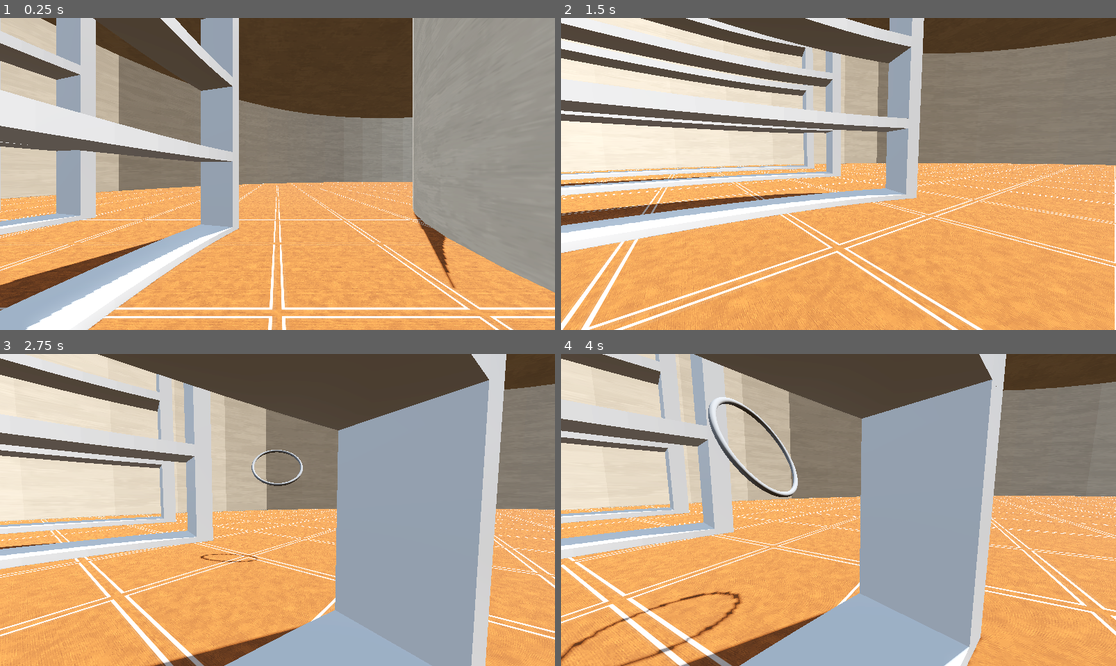
Above: before the commit, frames 1-4 (two rows, left to right).
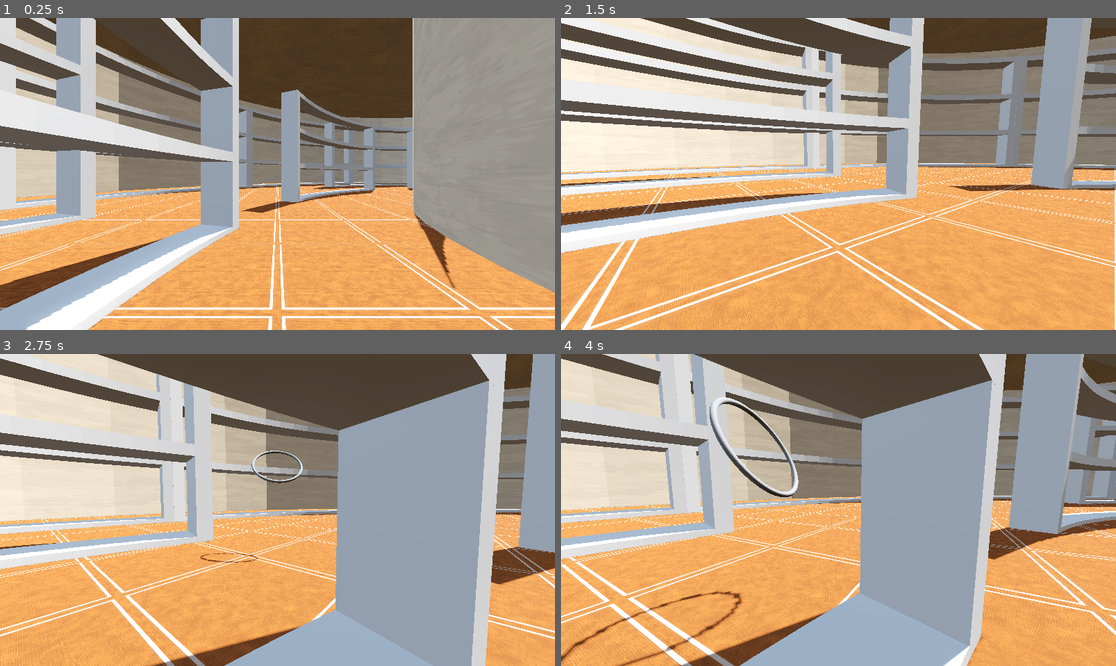
Above: after the commit, the same moments.

Repository: cjpugs/GMTK-Jam-25
Game: Godot game, scene res://scenes/levels/test-level.tscn
The game is run twice, just before and just after one commit, with the same random seed, the same clock (stepped at 60 frames per second) and the same inputs. This scene is started directly instead of the project's main scene.
Inputs (mouse positions are in pixels of both pictures, inside the frame that each line leads up to):
- Up to frame 1 (0.25 s): no input
- Up to frame 2 (1.5 s): move the mouse to (960, 158) at 0.52 s; hold Right (move_right) 0.53-1.28 s; click (960, 158) at 0.6 s; move the mouse to (810, 174) at 1.27 s; hold Up (move_forward) from 1.28 s (still down); click (810, 174) at 1.35 s
- Up to frame 3 (2.75 s): keep holding Up (move_forward); move the mouse to (288, 503) at 2.02 s; click (288, 503) at 2.1 s
- Up to frame 4 (4 s): keep holding Up (move_forward); move the mouse to (832, 516) at 2.77 s; click (832, 516) at 2.85 s; move the mouse to (877, 513) at 3.52 s; click (877, 513) at 3.6 s

The runs differ from the first frame. In frame 1, 8.0% of the frame differs, in the area x 0-75%, y 0-63%; in frame 2, 13%; in frame 3, 10%; in frame 4, 17%, in the area x 0-100%, y 0-100%.

Commit message:
added a bunch of shelves to level

Diff:
--- a/scenes/levels/store.tscn
+++ b/scenes/levels/store.tscn
@@ -95,8 +95,74 @@
 
 [node name="Shelving Lanes" type="Node" parent="."]
 
-[node name="CurvedShelf40" parent="Shelving Lanes" instance=ExtResource("4_b0hbt")]
+[node name="InnerLane" type="Node" parent="Shelving Lanes"]
 
-[node name="CurvedShelf50" parent="Shelving Lanes" instance=ExtResource("5_apukm")]
+[node name="CurvedShelf40" parent="Shelving Lanes/InnerLane" instance=ExtResource("4_b0hbt")]
 
-[node name="CurvedShelf60" parent="Shelving Lanes" instance=ExtResource("6_p8h1w")]
+[node name="CurvedShelf41" parent="Shelving Lanes/InnerLane" instance=ExtResource("4_b0hbt")]
+transform = Transform3D(0.707107, 0, -0.707107, 0, 1, 0, 0.707107, 0, 0.707107, 0, 0, 0)
+
+[node name="CurvedShelf42" parent="Shelving Lanes/InnerLane" instance=ExtResource("4_b0hbt")]
+transform = Transform3D(-2.98023e-08, 0, -1, 0, 1, 0, 1, 0, -2.98023e-08, 0, 0, 0)
+
+[node name="CurvedShelf43" parent="Shelving Lanes/InnerLane" instance=ExtResource("4_b0hbt")]
+transform = Transform3D(-0.707107, 0, -0.707107, 0, 1, 0, 0.707107, 0, -0.707107, 0, 0, 0)
+
+[node name="CurvedShelf44" parent="Shelving Lanes/InnerLane" instance=ExtResource("4_b0hbt")]
+transform = Transform3D(-1, 0, 5.96046e-08, 0, 1, 0, -5.96046e-08, 0, -1, 0, 0, 0)
+
+[node name="CurvedShelf45" parent="Shelving Lanes/InnerLane" instance=ExtResource("4_b0hbt")]
+transform = Transform3D(-0.707107, 0, 0.707107, 0, 1, 0, -0.707107, 0, -0.707107, 0, 0, 0)
+
+[node name="CurvedShelf46" parent="Shelving Lanes/InnerLane" instance=ExtResource("4_b0hbt")]
+transform = Transform3D(5.96046e-08, 0, 1, 0, 1, 0, -1, 0, 5.96046e-08, 0, 0, 0)
+
+[node name="CurvedShelf47" parent="Shelving Lanes/InnerLane" instance=ExtResource("4_b0hbt")]
+transform = Transform3D(0.707107, 0, 0.707107, 0, 1, 0, -0.707107, 0, 0.707107, 0, 0, 0)
+
+[node name="MiddleLane" type="Node" parent="Shelving Lanes"]
+
+[node name="CurvedShelf50" parent="Shelving Lanes/MiddleLane" instance=ExtResource("5_apukm")]
+
+[node name="CurvedShelf51" parent="Shelving Lanes/MiddleLane" instance=ExtResource("5_apukm")]
+transform = Transform3D(0.258819, 0, -0.965926, 0, 1, 0, 0.965926, 0, 0.258819, 0, 0, 0)
+
+[node name="CurvedShelf52" parent="Shelving Lanes/MiddleLane" instance=ExtResource("5_apukm")]
+transform = Transform3D(-0.258819, 0, -0.965926, 0, 1, 0, 0.965926, 0, -0.258819, 0, 0, 0)
+
+[node name="CurvedShelf53" parent="Shelving Lanes/MiddleLane" instance=ExtResource("5_apukm")]
+transform = Transform3D(-0.965926, 0, -0.258819, 0, 1, 0, 0.258819, 0, -0.965926, 0, 0, 0)
+
+[node name="CurvedShelf54" parent="Shelving Lanes/MiddleLane" instance=ExtResource("5_apukm")]
+transform = Transform3D(-0.866025, 0, 0.5, 0, 1, 0, -0.5, 0, -0.866025, 0, 0, 0)
+
+[node name="CurvedShelf55" parent="Shelving Lanes/MiddleLane" instance=ExtResource("5_apukm")]
+transform = Transform3D(-0.258819, 0, 0.965926, 0, 1, 0, -0.965926, 0, -0.258819, 0, 0, 0)
+
+[node name="CurvedShelf56" parent="Shelving Lanes/MiddleLane" instance=ExtResource("5_apukm")]
+transform = Transform3D(0.5, 0, 0.866025, 0, 1, 0, -0.866025, 0, 0.5, 0, 0, 0)
+
+[node name="OuterLane" type="Node" parent="Shelving Lanes"]
+
+[node name="CurvedShelf60" parent="Shelving Lanes/OuterLane" instance=ExtResource("6_p8h1w")]
+
+[node name="CurvedShelf61" parent="Shelving Lanes/OuterLane" instance=ExtResource("6_p8h1w")]
+transform = Transform3D(0.866025, 0, -0.5, 0, 1, 0, 0.5, 0, 0.866025, 0, 0, 0)
+
+[node name="CurvedShelf62" parent="Shelving Lanes/OuterLane" instance=ExtResource("6_p8h1w")]
+transform = Transform3D(0.5, 0, -0.866025, 0, 1, 0, 0.866025, 0, 0.5, 0, 0, 0)
+
+[node name="CurvedShelf63" parent="Shelving Lanes/OuterLane" instance=ExtResource("6_p8h1w")]
+transform = Transform3D(0, 0, -1, 0, 1, 0, 1, 0, 0, 0, 0, 0)
+
+[node name="CurvedShelf64" parent="Shelving Lanes/OuterLane" instance=ExtResource("6_p8h1w")]
+transform = Transform3D(-0.707107, 0, -0.707107, 0, 1, 0, 0.707107, 0, -0.707107, 0, 0, 0)
+
+[node name="CurvedShelf65" parent="Shelving Lanes/OuterLane" instance=ExtResource("6_p8h1w")]
+transform = Transform3D(-1, 0, 0, 0, 1, 0, 0, 0, -1, 0, 0, 0)
+
+[node name="CurvedShelf66" parent="Shelving Lanes/OuterLane" instance=ExtResource("6_p8h1w")]
+transform = Transform3D(-0.5, 0, 0.866025, 0, 1, 0, -0.866025, 0, -0.5, 0, 0, 0)
+
+[node name="CurvedShelf67" parent="Shelving Lanes/OuterLane" instance=ExtResource("6_p8h1w")]
+transform = Transform3D(0.707107, 0, 0.707107, 0, 1, 0, -0.707107, 0, 0.707107, 0, 0, 0)
